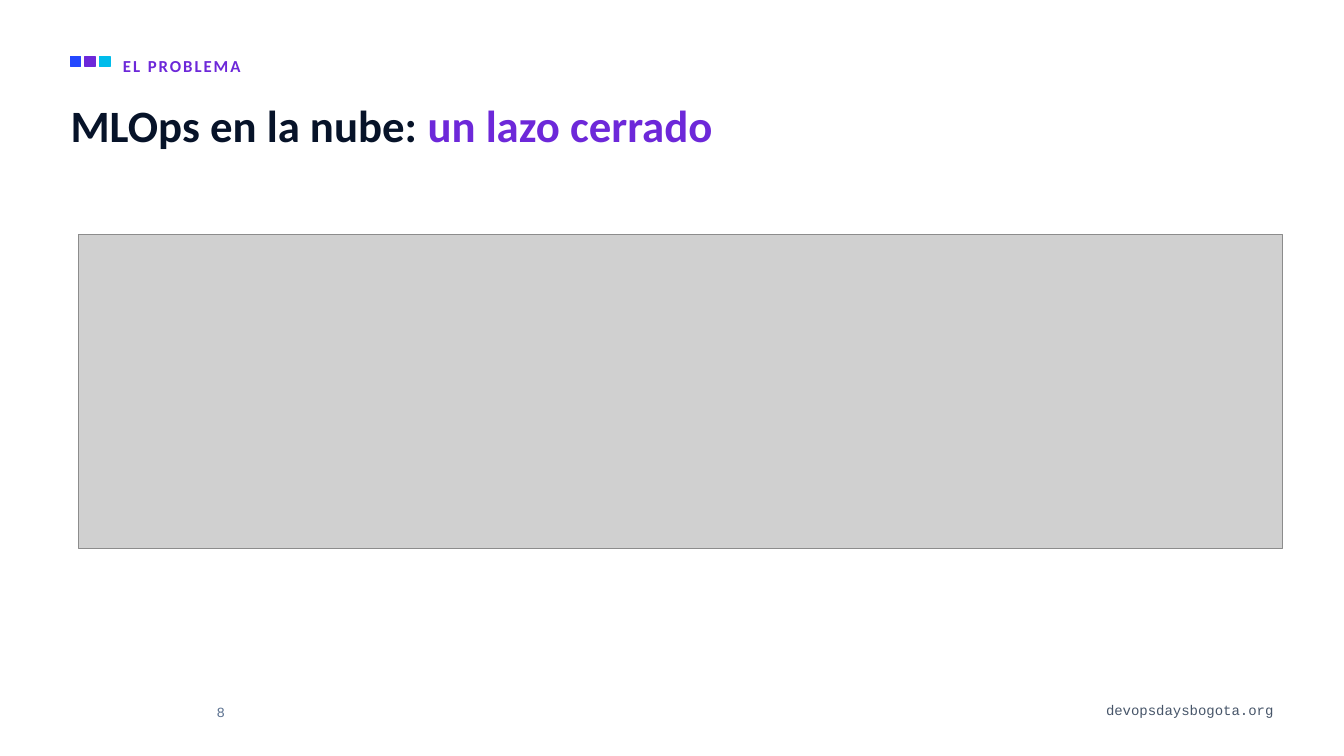
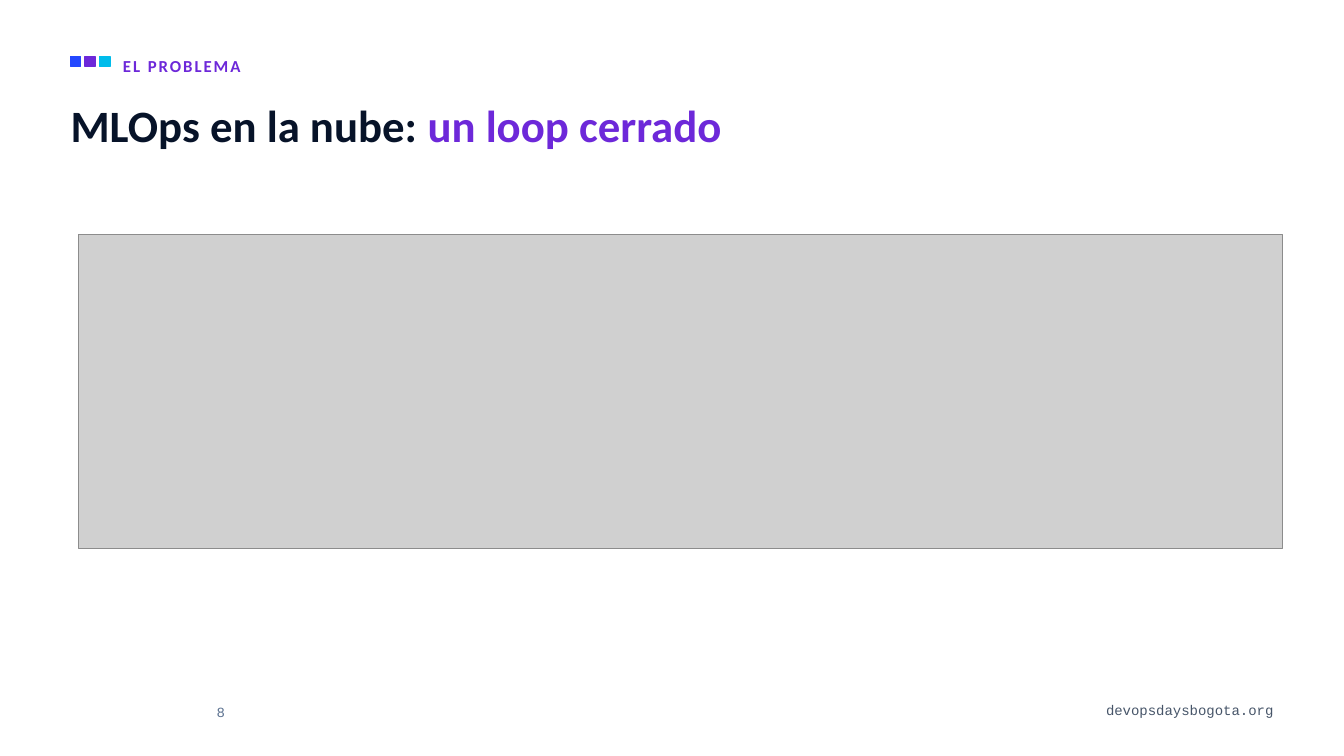
Before and after one commit to alejandro945/mlops-a-ciegas, a slide deck: slide 8 of talk/MLOps-a-ciegas-DevOpsDays-Bogota-2026.pptx. Drawn at 1344x756 pixels with LibreOffice and Linux fonts; fonts in the diff are those of the drawing; grey boxes stand for pictures; background and template pictures are left out. Boxes give left, top, right and bottom in pixels: in the first picture for what was removed or moved away, otherwise in the second. Text is boxed around its words. In the diff, an @@ line names an element or a change of style, - is before the commit and + after.

```diff
--- a/talk/MLOps-a-ciegas-DevOpsDays-Bogota-2026.pptx
+++ b/talk/MLOps-a-ciegas-DevOpsDays-Bogota-2026.pptx
@@ title at <box>71,110,721,149</box>: text changed @@
-MLOps en la nube: un lazo cerrado
+MLOps en la nube: un loop cerrado
```
Also in this commit, not shown: 14 other slides changed, 1 slide removed, 7 other files.
